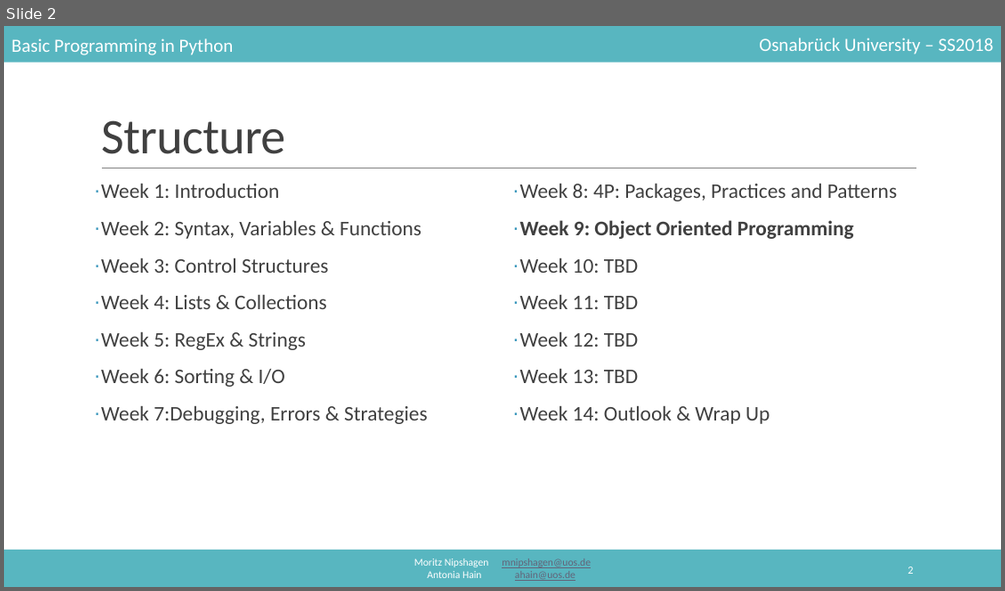
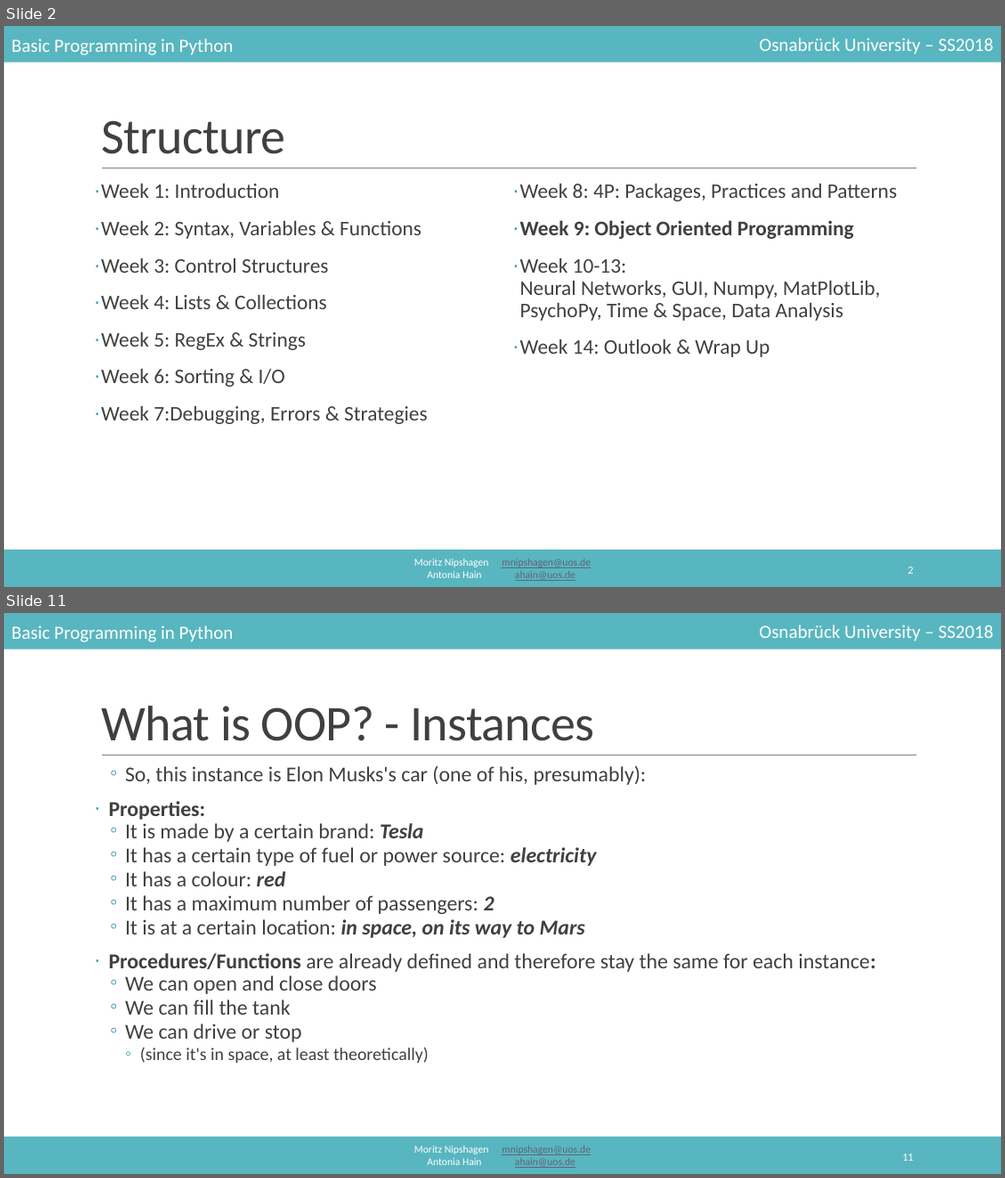
Before and after one commit to mnipshagen/monty, a slide deck: 2018/09/09_OOP.pptx. Shown one above the other, each under a label of ours: slide 2 before the commit, slides 2 and 11 after it; the slides between them are not shown. The pictures are 1005x591 and 1005x1178 pixels, drawn with LibreOffice and Linux fonts; fonts in the diff are those of the drawing. Boxes give left, top, right and bottom in pixels: in the first picture for what was removed or moved away, otherwise in the second. Text is boxed around its words. In the diff, an @@ line names an element or a change of style, - is before the commit and + after.

```diff
--- a/2018/09/09_OOP.pptx
+++ b/2018/09/09_OOP.pptx
@@ slide 11 added at bbox=[4, 613, 1001, 1174], background #FFFFFF; not listed: 6 template elements that a slide beside it also shows @@
@@ title added at bbox=[101, 706, 595, 741], 48 pt, text #404040 @@
+What is OOP? - Instances
@@ text added at bbox=[109, 766, 875, 1062], 20.4 pt, text #404040 @@
+  ◦ So, this instance is Elon Musks's car (one of his, presumably):
+· Properties:
+  ◦ It is made by a certain brand: Tesla
+  ◦ It has a certain type of fuel or power source: electricity
+  ◦ It has a colour: red
+  ◦ It has a maximum number of passengers: 2
+  ◦ It is at a certain location: in space, on its way to Mars
+· Procedures/Functions are already defined and therefore stay the same for each instance:
+  ◦ We can open and close doors
+  ◦ We can fill the tank
+  ◦ We can drive or stop
+    ◦ (since it's in space, at least theoretically)
@@ page number added at bbox=[902, 1153, 913, 1160], 10.5 pt, text #FFFFFF @@
+11
@@ slide 2 changed as well @@
@@ text at bbox=[520, 258, 881, 321]: text changed @@
-· Week 10: TBD
-· Week 11: TBD
-· Week 12: TBD
-· Week 13: TBD
+· Week 10-13:
+  Neural Networks, GUI, Numpy, MatPlotLib, PsychoPy, Time & Space, Data Analysis
```
Also in this commit, not shown: 1 other slide changed, 42 other slides added, 10 other files.
